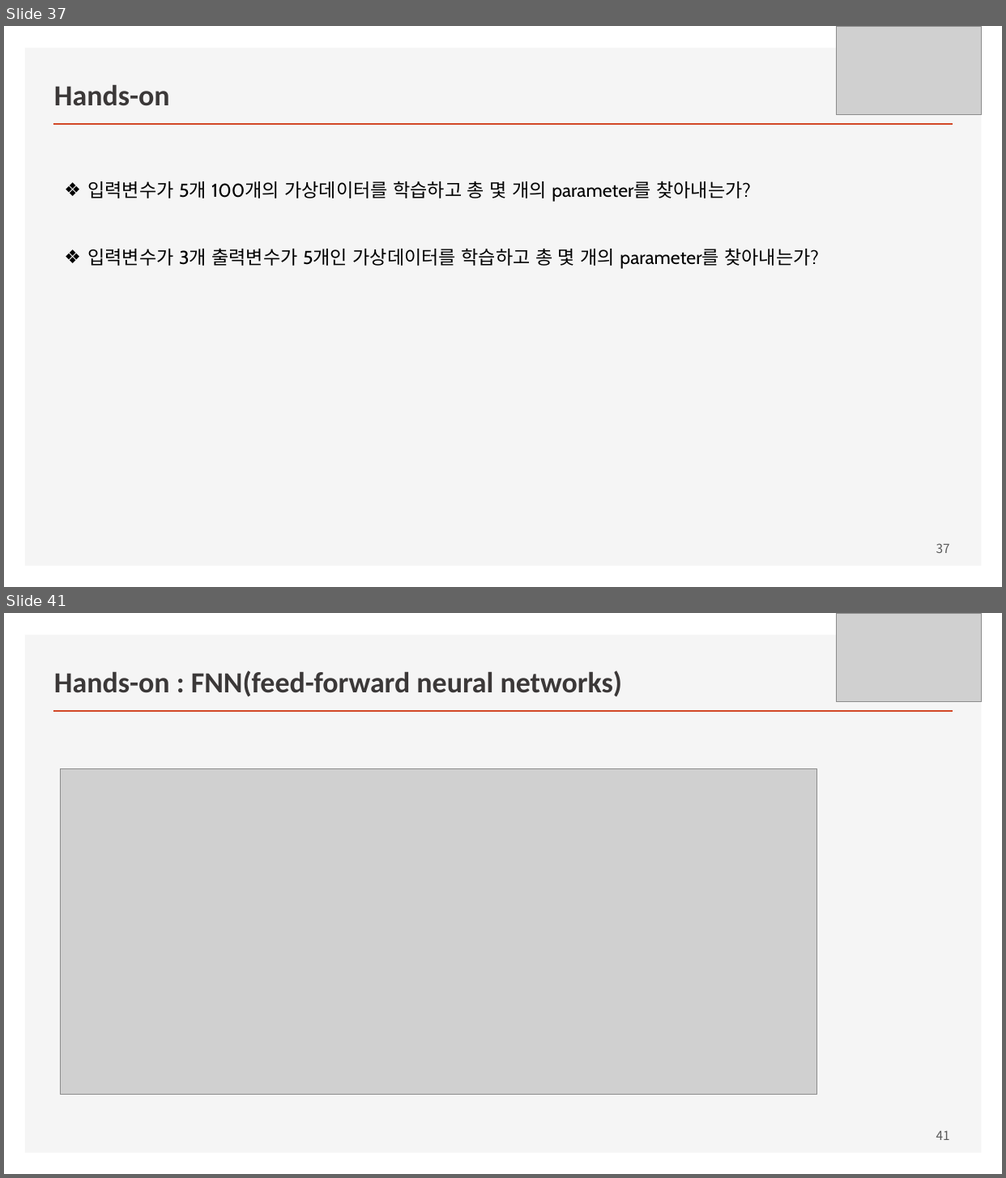
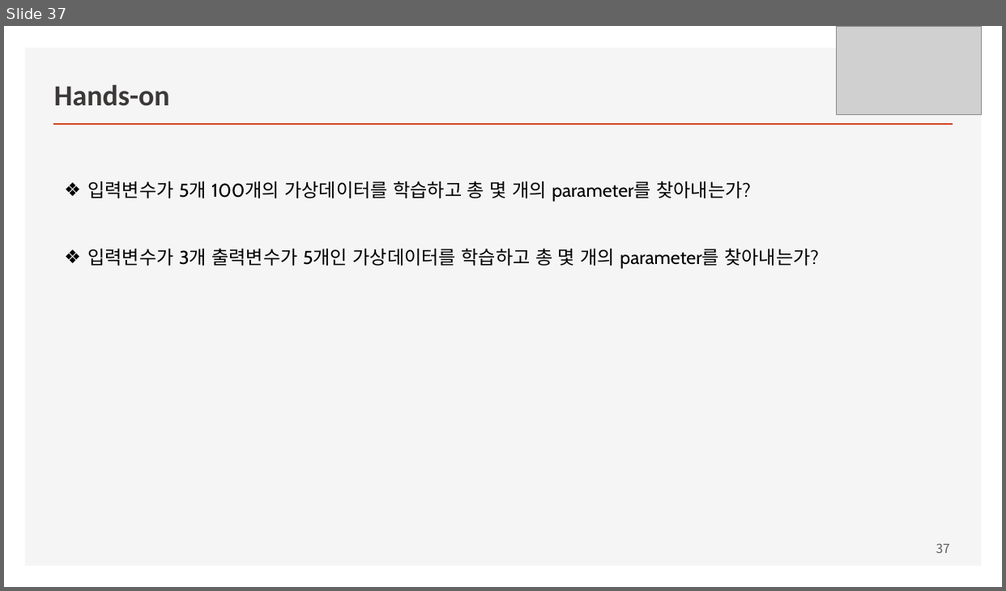
Before and after one commit to ancestor9/mathematics-for-machine-learning, a slide deck: Linear_Algebra/w5_02_Deep_Learning_with_pytorch.pptx. Shown one above the other, each under a label of ours: slides 37 and 41 before the commit, slide 37 after it; the slides between them are not shown. The pictures are 1006x1178 and 1006x591 pixels, drawn with LibreOffice and Linux fonts; fonts in the diff are those of the drawing; grey boxes stand for pictures. Boxes give left, top, right and bottom in pixels: in the first picture for what was removed or moved away, otherwise in the second. Text is boxed around its words. In the diff, an @@ line names an element or a change of style, - is before the commit and + after.

```diff
--- a/Linear_Algebra/w5_02_Deep_Learning_with_pytorch.pptx
+++ b/Linear_Algebra/w5_02_Deep_Learning_with_pytorch.pptx
@@ slide 41 removed at bbox=[4, 613, 1002, 1174], background #FFFFFF; not listed: 2 template elements that a slide beside it also shows @@
@@ picture removed at bbox=[837, 613, 982, 702] @@
@@ title removed at bbox=[54, 671, 622, 697] @@
-Hands-on : FNN(feed-forward neural networks)
@@ picture removed at bbox=[60, 769, 817, 1093] @@
@@ page number removed at bbox=[936, 1131, 950, 1140] @@
-41
```
Also in this commit, not shown: 3 other slides removed.
